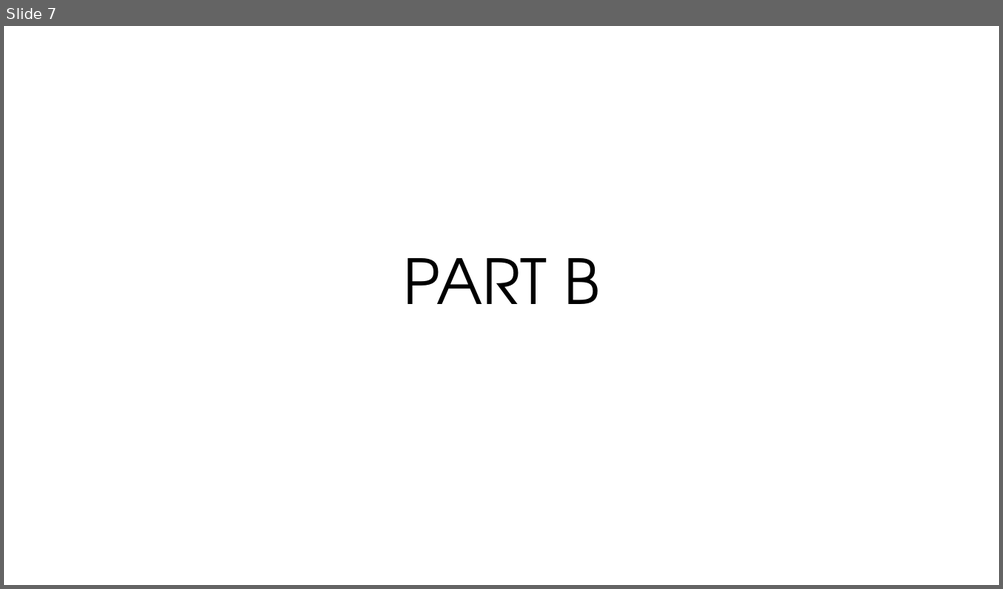
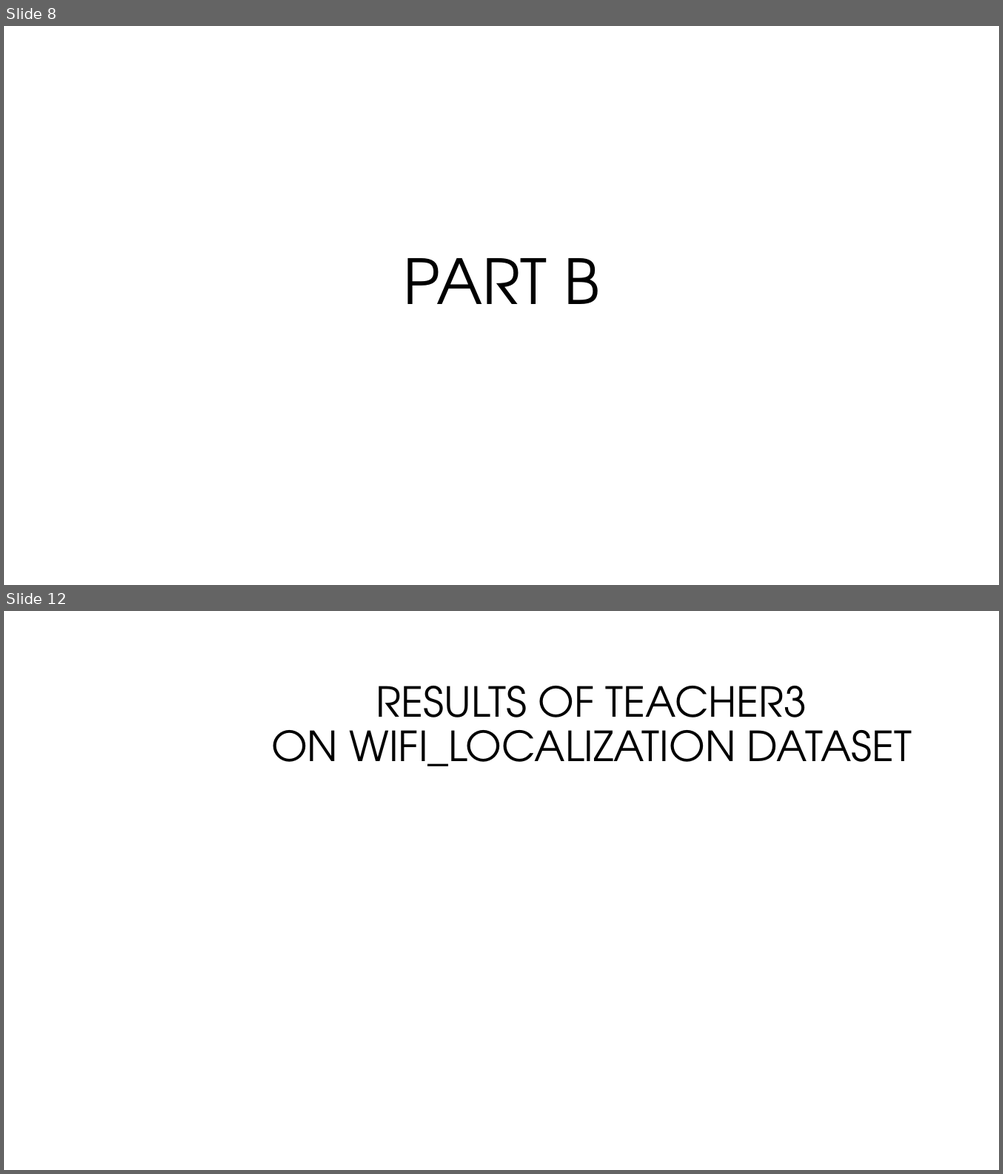
Before and after one commit to nivyosef12/Data-Analysis-Learning-with-Explanations, a slide deck: data_analysis_presentation_206100968_311128847.pptx. Shown one above the other, each under a label of ours: slide 7 before the commit, slides 8 and 12 after it; the slides between them are not shown. The pictures are 1003x589 and 1003x1174 pixels, drawn with LibreOffice and Linux fonts; fonts in the diff are those of the drawing; background and template pictures are left out. Boxes give left, top, right and bottom in pixels: in the first picture for what was removed or moved away, otherwise in the second. Text is boxed around its words. In the diff, an @@ line names an element or a change of style, - is before the commit and + after.

```diff
--- a/data_analysis_presentation_206100968_311128847.pptx
+++ b/data_analysis_presentation_206100968_311128847.pptx
@@ slide 12 added at (x1=4, y1=611, x2=999, y2=1170), background #FFFFFF @@
@@ title added at (x1=271, y1=686, x2=911, y2=766), 40 pt, text #000000 @@
+RESULTS OF TEACHER3
+ON WIFI_LOCALIZATION DATASET
@@ what was slide 7 is now slide 8 @@
```
Also in this commit, not shown: 5 slides changed, 6 other slides added, 1 slide removed.
